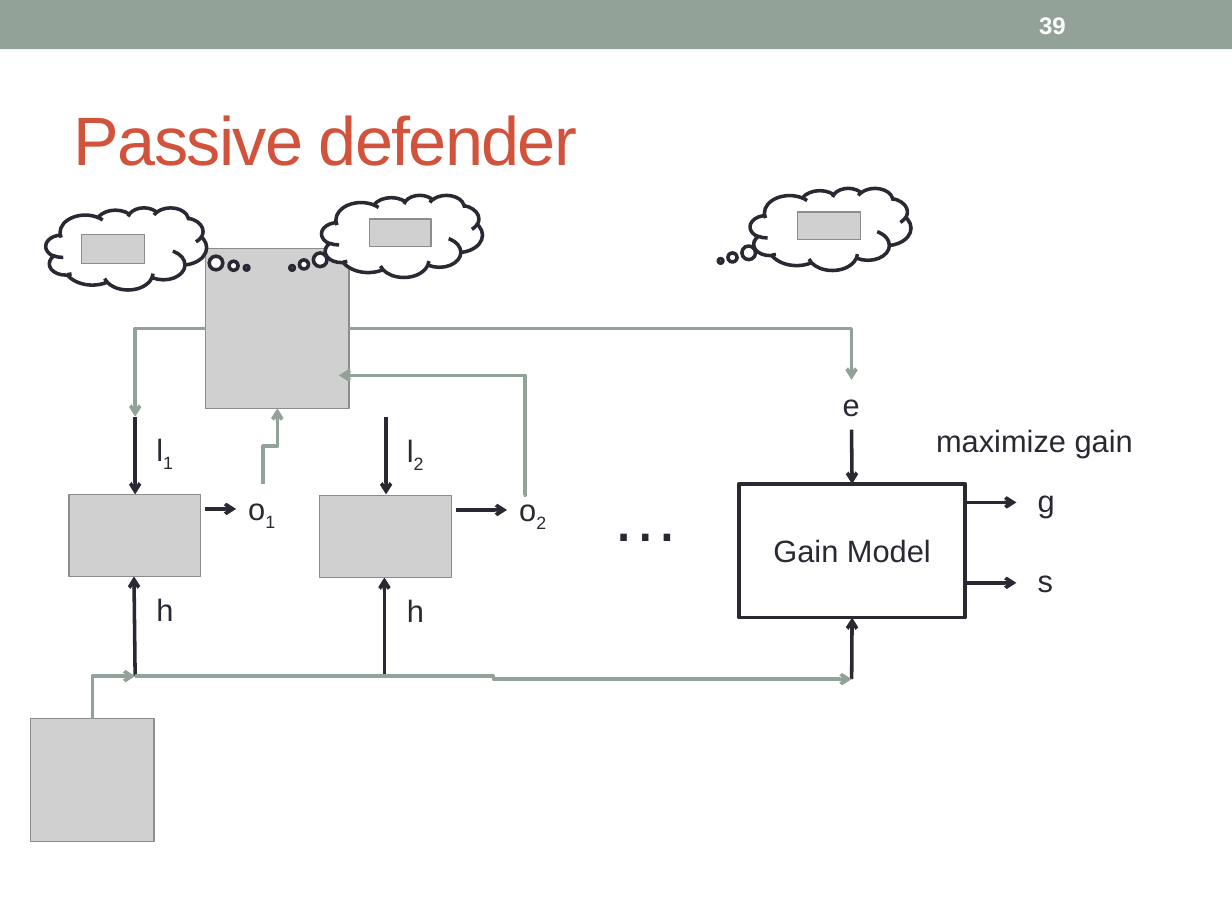
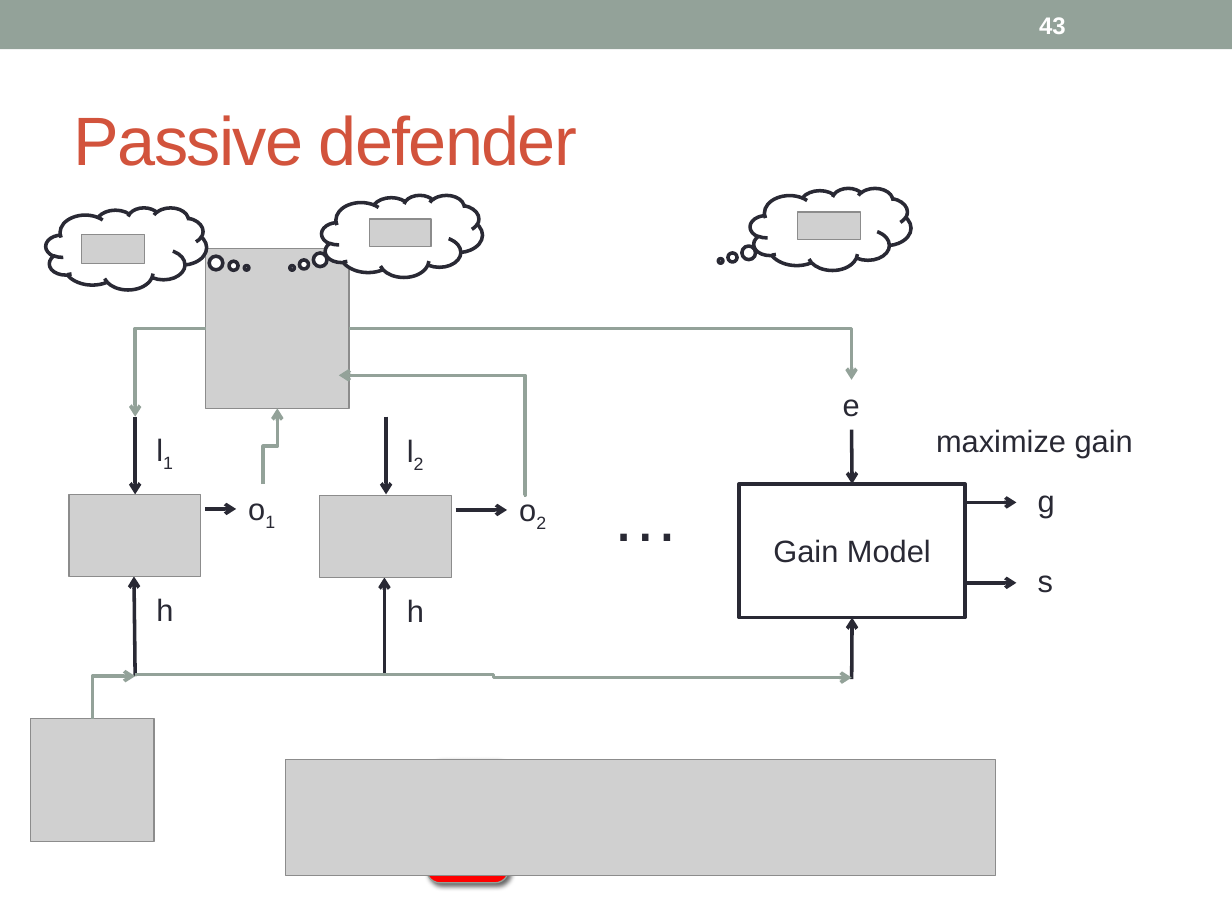
Before and after one commit to piotrm0/piotrm0.github.io, a slide deck: slide 43 of docs/mardziel15hcss.pres.pptx (slide 39 before the commit). Drawn at 1232x924 pixels with LibreOffice and Linux fonts; fonts in the diff are those of the drawing; grey boxes stand for pictures. Boxes give left, top, right and bottom in pixels: in the first picture for what was removed or moved away, otherwise in the second. Text is boxed around its words. In the diff, an @@ line names an element or a change of style, - is before the commit and + after.

```diff
--- a/docs/mardziel15hcss.pres.pptx
+++ b/docs/mardziel15hcss.pres.pptx
@@ page number at bbox=[1039, 17, 1066, 34]: text changed @@
-39
+43
@@ elbow arrow (136, 675) - (851, 678): route changed @@
@@ picture added at bbox=[286, 760, 997, 876] @@
@@ rounded rectangle added at bbox=[426, 760, 509, 883], fill #FF0000, outline #93A299 0.75 pt @@
```
Also in this commit, not shown: 39 other slides changed, 6 slides added, 2 slides removed, 1 other file.
